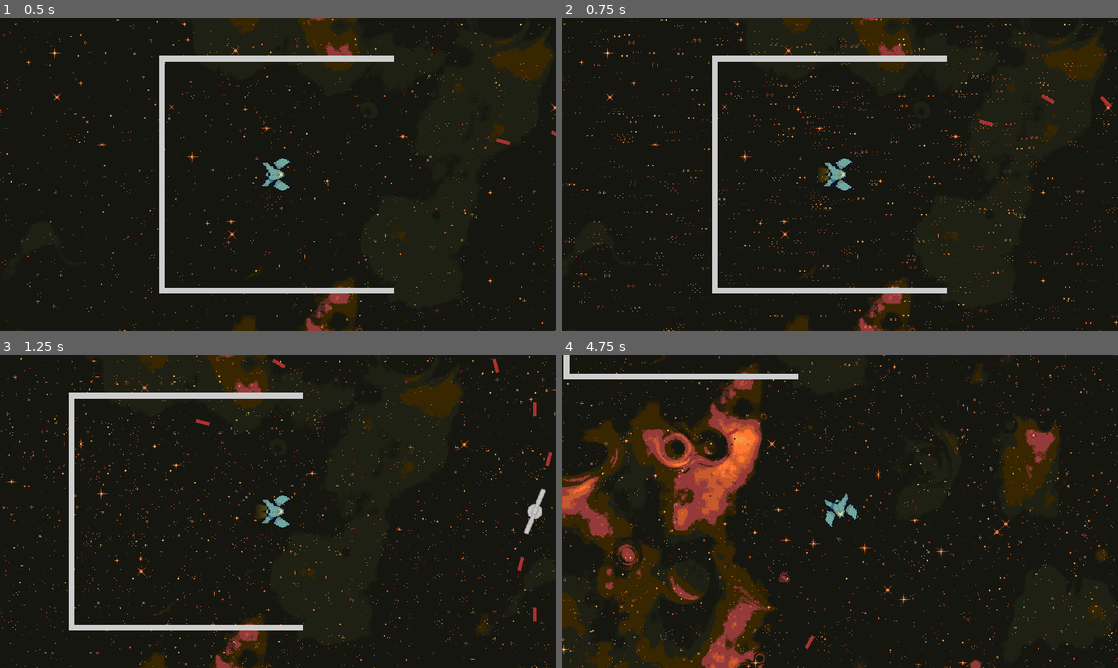
Above: before the commit, frames 1-4 (two rows, left to right).
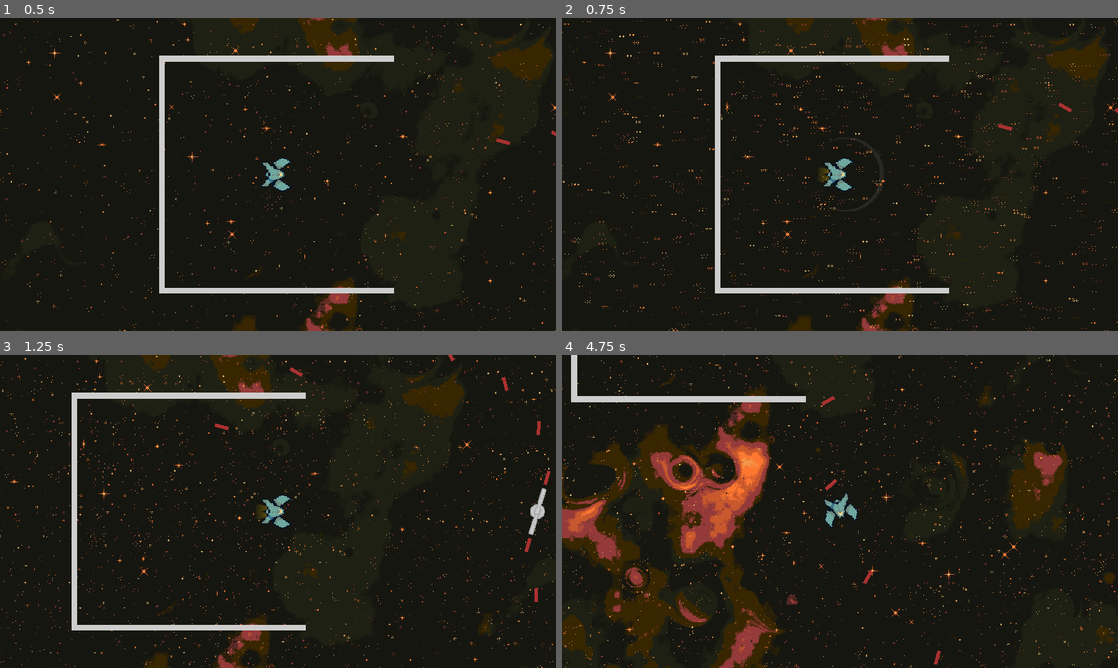
Above: after the commit, the same moments.

Repository: AnEnigmaticBug/chronozine
Game: Godot game, scene res://src/levels/Level.tscn
Two runs of this game, one before a commit and one after it. Both use one fixed random seed, a clock stepped at 60 frames per second and the inputs below. The project has no main scene, so this scene is started directly.
Inputs:
- Up to frame 1 (0.5 s): no input
- Up to frame 2 (0.75 s): tap Enter at 0.5 s; hold Space (accelerate) from 0.53 s (still down); tap Ctrl (slo_mo, bound only after the commit) at 0.6 s
- Up to frame 3 (1.25 s): keep holding Space (accelerate)
- Up to frame 4 (4.75 s): release Space (accelerate) at 1.28 s; tap Down (point_dn) at 1.35 s; tap Ctrl (slo_mo, bound only after the commit) at 1.55, 2.3, 3.05, 3.6, 4.35 s; hold Left (point_lt) 2.03-2.78 s; hold Space (accelerate) 2.03-3.53 s; tap Right (point_rt) at 2.85 s

Frame 1 is identical in both runs. In frame 2, 4.2% of the frame differs, in the area x 0-100%, y 0-100%; in frame 3, 4.8%; in frame 4, 23%.

Commit message:
Add slo-mo ability for the player

Diff:
--- a/chronozine/project.godot
+++ b/chronozine/project.godot
@@ -105,6 +105,12 @@
 , Object(InputEventKey,"resource_local_to_scene":false,"resource_name":"","device":0,"alt":false,"shift":false,"control":false,"meta":false,"command":false,"pressed":false,"scancode":32,"unicode":0,"echo":false,"script":null)
  ]
 }
+slo_mo={
+"deadzone": 0.5,
+"events": [ Object(InputEventJoypadButton,"resource_local_to_scene":false,"resource_name":"","device":0,"button_index":4,"pressure":0.0,"pressed":false,"script":null)
+, Object(InputEventKey,"resource_local_to_scene":false,"resource_name":"","device":0,"alt":false,"shift":false,"control":false,"meta":false,"command":false,"pressed":false,"scancode":16777238,"unicode":0,"echo":false,"script":null)
+ ]
+}
 
 [physics]
 
--- a/chronozine/src/levels/Level.gd
+++ b/chronozine/src/levels/Level.gd
@@ -3,6 +3,7 @@
 
 
 const LASER_SCN := preload("res://src/turrets/Laser.tscn")
+const SLO_MO := 0.125
 
 onready var lasers: Node2D = $Lasers
 
@@ -12,6 +13,14 @@
 		gun.connect("laser_fired", self, "_on_laser_fired")
 
 
+func _on_Player_started_slo_mo() -> void:
+	Engine.time_scale = SLO_MO
+
+
+func _on_Player_stopped_slo_mo() -> void:
+	Engine.time_scale = 1.0
+
+
 func _on_laser_fired(pos: Vector2, dir: Vector2) -> void:
 	var laser: Laser = LASER_SCN.instance()
 	lasers.add_child(laser)
--- a/chronozine/src/levels/Level.tscn
+++ b/chronozine/src/levels/Level.tscn
@@ -69,3 +69,6 @@
 points = PoolVector2Array( 200, -200, -200, -200, -200, 200, 200, 200 )
 
 [node name="Lasers" type="Node2D" parent="."]
+
+[connection signal="started_slo_mo" from="Player" to="." method="_on_Player_started_slo_mo"]
+[connection signal="stopped_slo_mo" from="Player" to="." method="_on_Player_stopped_slo_mo"]
--- a/chronozine/src/player/Player.gd
+++ b/chronozine/src/player/Player.gd
@@ -1,5 +1,9 @@
 class_name Player
 extends KinematicBody2D
+
+
+signal started_slo_mo
+signal stopped_slo_mo
 
 
 const MAX_SPEED := 800
@@ -10,10 +14,21 @@
 var velocity := Vector2()
 
 onready var exhaust: Node2D = $Exhaust
+onready var wave: Particles2D = $Wave
 
 
 func hurt(damage: int) -> void:
 	print("HURT")
+
+
+func _unhandled_input(event: InputEvent) -> void:
+	if Input.is_action_just_pressed("slo_mo"):
+		wave.emitting = true
+		emit_signal("started_slo_mo")
+
+	if Input.is_action_just_released("slo_mo"):
+		wave.emitting = false
+		emit_signal("stopped_slo_mo")
 
 
 func _physics_process(_dt: float) -> void:
--- a/chronozine/src/player/Player.tscn
+++ b/chronozine/src/player/Player.tscn
@@ -1,11 +1,26 @@
-[gd_scene load_steps=5 format=2]
+[gd_scene load_steps=9 format=2]
 
 [ext_resource path="res://assets/images/player.png" type="Texture" id=1]
 [ext_resource path="res://assets/images/exhaust.png" type="Texture" id=2]
 [ext_resource path="res://src/player/Player.gd" type="Script" id=3]
+[ext_resource path="res://assets/images/wave.png" type="Texture" id=4]
 
 [sub_resource type="RectangleShape2D" id=1]
 extents = Vector2( 12, 10 )
+
+[sub_resource type="Curve" id=3]
+_data = [ Vector2( 0, 1 ), 0.0, 0.0, 0, 0, Vector2( 0.506579, 0 ), -1.78042, 0.0, 0, 0 ]
+
+[sub_resource type="CurveTexture" id=4]
+curve = SubResource( 3 )
+
+[sub_resource type="ParticlesMaterial" id=2]
+flag_disable_z = true
+gravity = Vector3( 0, 98, 0 )
+orbit_velocity = 0.0
+orbit_velocity_random = 0.0
+scale_curve = SubResource( 4 )
+color = Color( 1, 1, 1, 0.25098 )
 
 [node name="Player" type="KinematicBody2D"]
 script = ExtResource( 3 )
@@ -35,3 +50,11 @@
 
 [node name="Camera2D" type="Camera2D" parent="."]
 current = true
+
+[node name="Wave" type="Particles2D" parent="."]
+position = Vector2( 25, 0 )
+rotation = 1.5708
+emitting = false
+explosiveness = 0.1
+process_material = SubResource( 2 )
+texture = ExtResource( 4 )
Binary file added: chronozine/assets/images/wave.png
Not shown, added: chronozine/assets/images/wave.png.import
